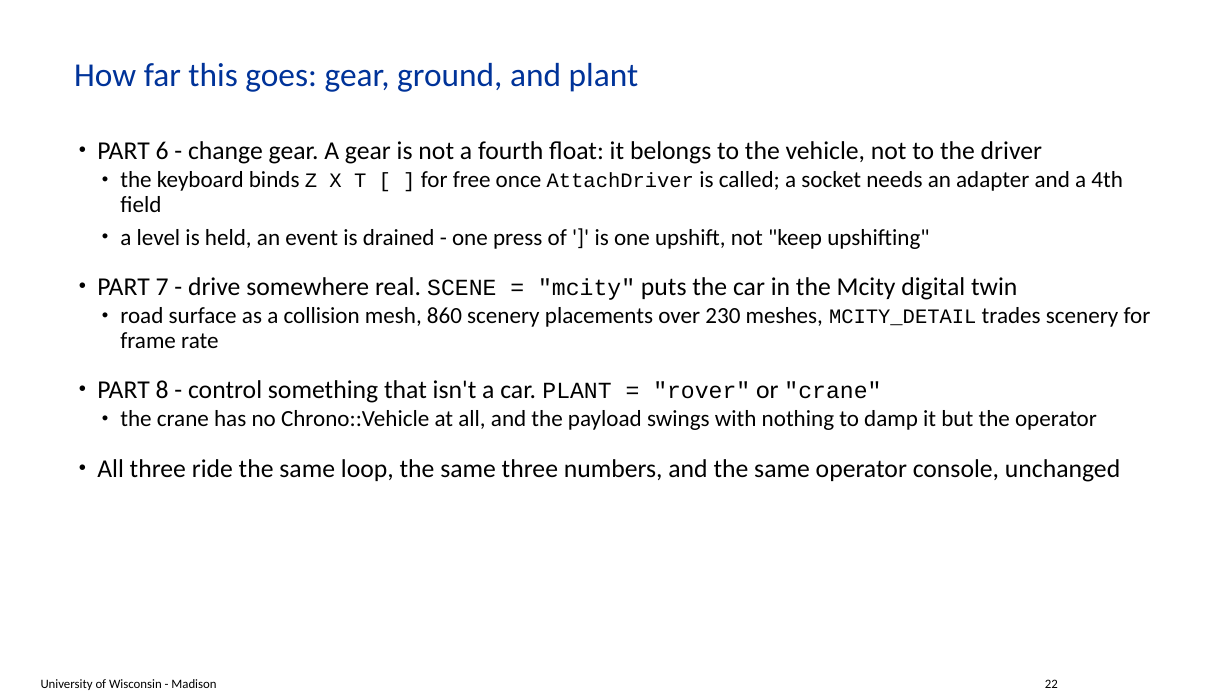
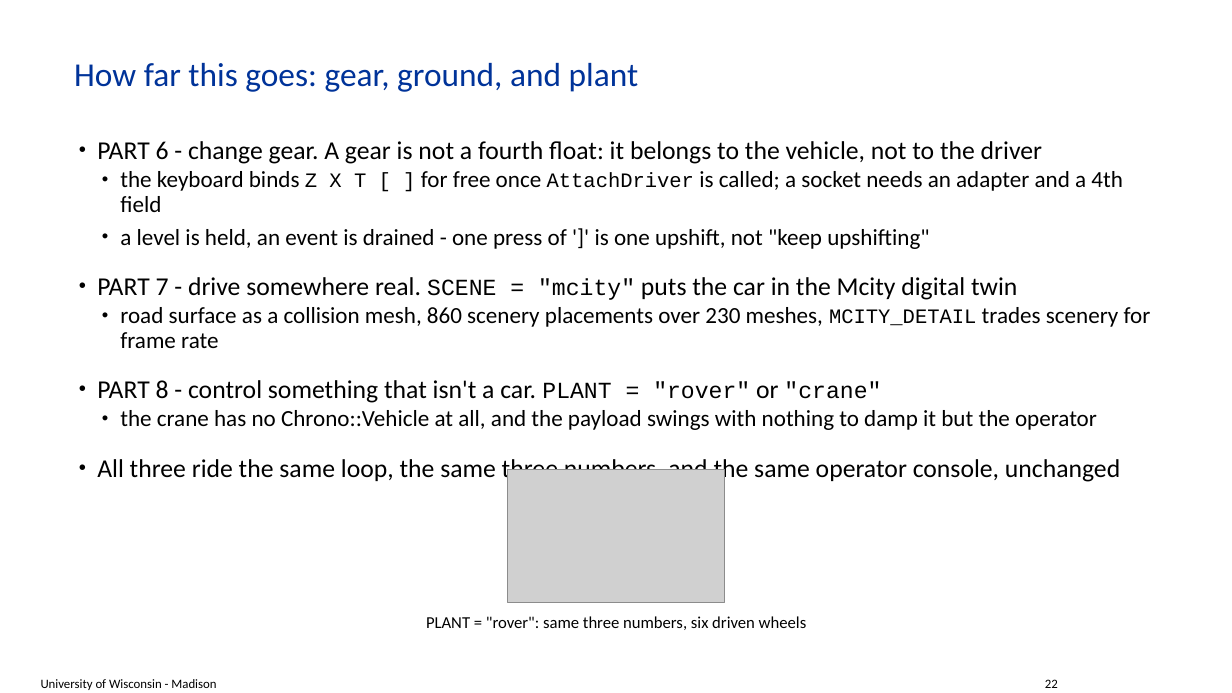
Before and after one commit to ksha23/chrono-hil-tutorial, a slide deck: slide 22 of tutorial_HIL_driver.pptx. Drawn at 1232x693 pixels with LibreOffice and Linux fonts; fonts in the diff are those of the drawing; grey boxes stand for pictures; background and template pictures are left out. Boxes give left, top, right and bottom in pixels: in the first picture for what was removed or moved away, otherwise in the second. Text is boxed around its words. In the diff, an @@ line names an element or a change of style, - is before the commit and + after.

```diff
--- a/tutorial_HIL_driver.pptx
+++ b/tutorial_HIL_driver.pptx
@@ picture added at (507, 470, 725, 603) @@
@@ text added at (426, 616, 807, 630), 13 pt, text #000000 @@
+PLANT = "rover": same three numbers, six driven wheels
```
Also in this commit, not shown: 3 other slides changed, 9 other files.
